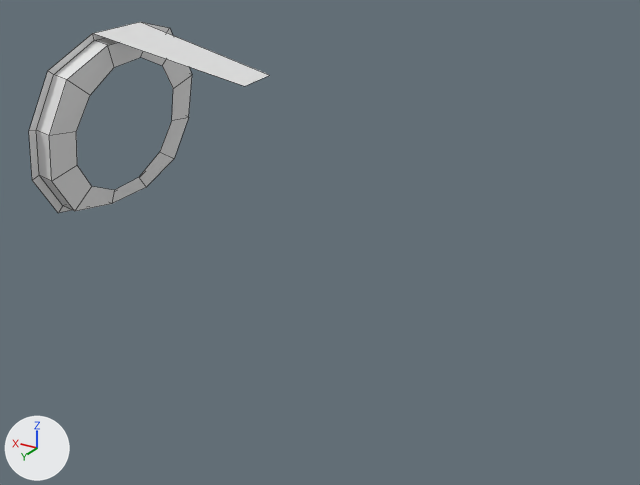
The Blender file Antigravity.blend, before and after one commit.
Camera for both pictures: a 50 mm lens placed at (0.119, 0.48, 0.528), pointed at (0.408, -0.002, 0.288). Arrows for +X, +Y and +Z are at lower left; the lights stay in place. The older version comes first. Mesh edges are drawn as thin lines.
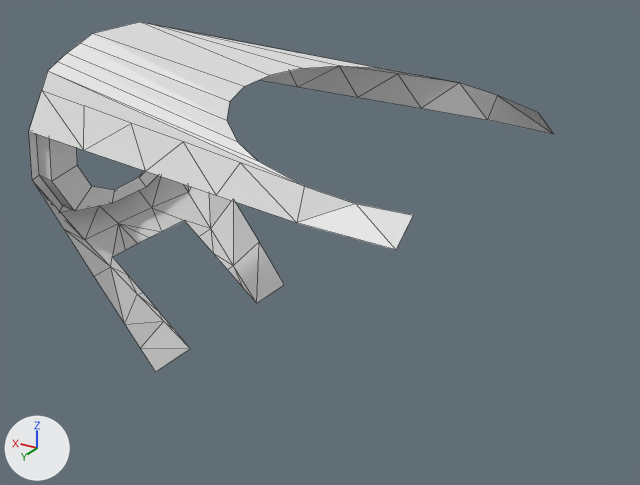
Boxes [x1, y1, x2, y2] around the edits, measured in the pictures (640 x 485 px):
'Circle', reshaped: before [29, 22, 269, 213]; after [29, 22, 553, 372]
part 1 of me_circle_001, built on: before [29, 23, 172, 131]; after [29, 23, 553, 372]

Diff of the bpy script that builds the scene:
```diff
--- a/Antigravity.blend.py
+++ b/Antigravity.blend.py
@@ me_circle_001 @@
 # used by ob_circle; location = (0.575, 0.0, 0.3468); rotation_euler = (5.654, -1.301, -2.509), in degrees (324, -75, -144); scale = (0.0527, 0.0527, 0.0527)
-me_circle_001.from_pydata(...)  # 71 vertices, 37 faces, 26 loose edges; spans x -1.34..1.92, y -2.22..1.81, z -6.18..0.27
+me_circle_001.from_pydata(...)  # 169 vertices, 118 faces, 65 loose edges; spans x -3.58..1.92, y -2.36..2.84, z -6.51..0.3
+# me_circle_001 part 1
+# 4 faces are deleted
+# 18 loose edges are deleted
+# 3 vertices move from x 1.07..1.9, y -2.13..1.67, z -4.98..-3.34 to x 1.05..1.92, y -2.06..1.6, z -5.09..-3.25
+# 98 vertices are added at x -3.58..1.74, y -2.36..2.84, z -6.51..0.3
+# 57 loose edges are added
+# 85 new faces join them
```
